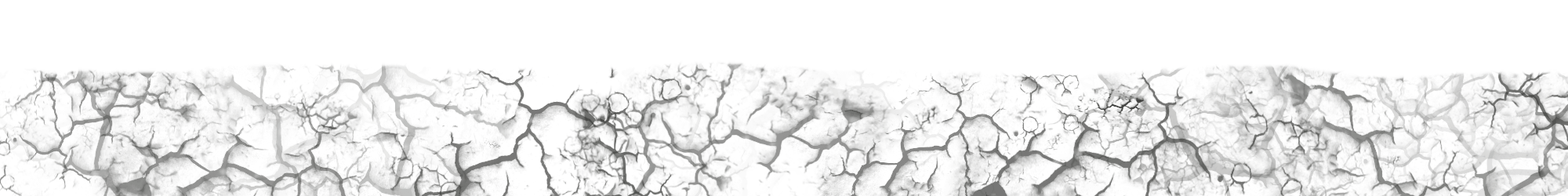
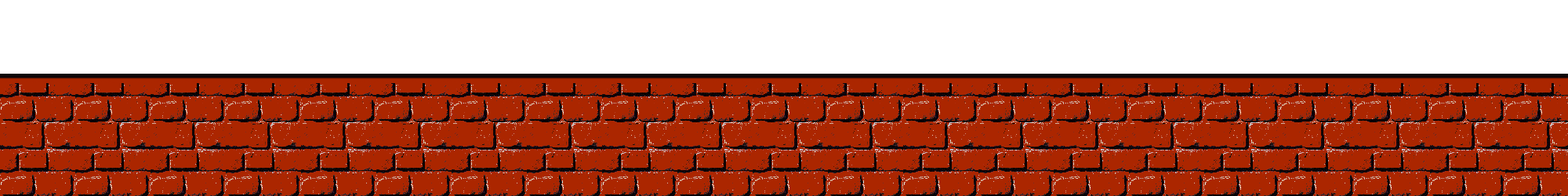
Two versions of the same layered image (1568px x 196px). Layer-by-layer changes:
hid "Layer copy #2" over (0, 61, 1568, 196)
added layer "Layer #5" above "Layer #4" over (0, 73, 1568, 196)
